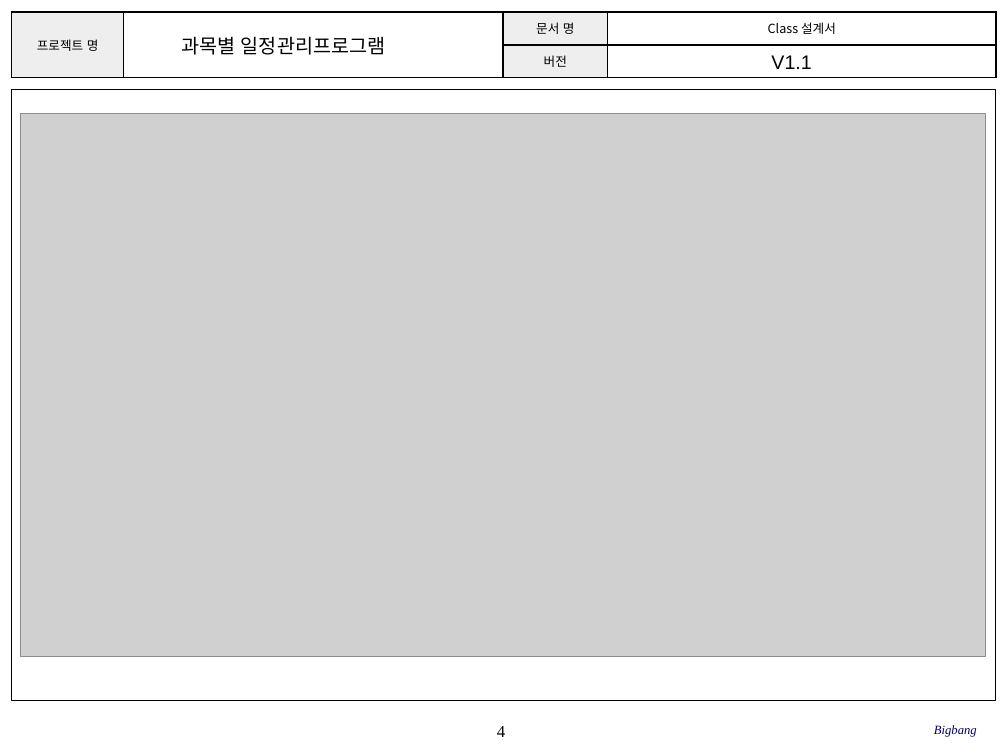
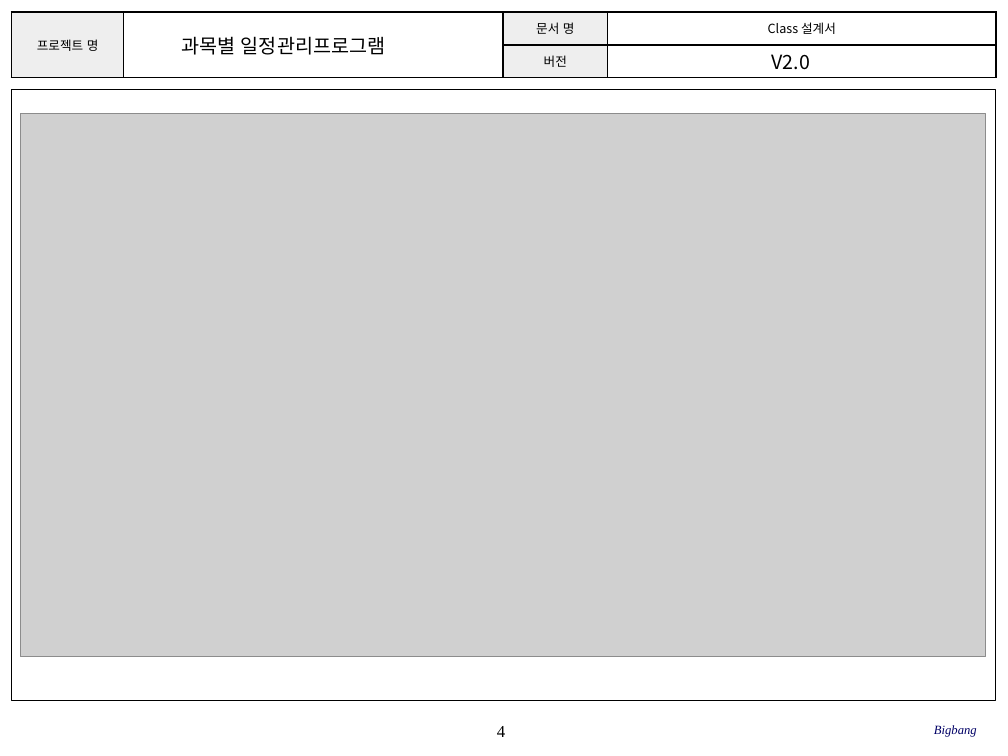
Before and after one commit to SE-admin/SE2017_1_bigbang, a slide deck: slide 4 of doc/3_ 설계서/Class Design.pptx. Drawn at 1008x756 pixels with LibreOffice and Linux fonts; fonts in the diff are those of the drawing; grey boxes stand for pictures; background and template pictures are left out. Boxes give left, top, right and bottom in pixels: in the first picture for what was removed or moved away, otherwise in the second. Text is boxed around its words. In the diff, an @@ line names an element or a change of style, - is before the commit and + after.

```diff
--- a/doc/3_ 설계서/Class Design.pptx
+++ b/doc/3_ 설계서/Class Design.pptx
@@ text at [772, 54, 811, 70]: text changed; font Arial to Noto Sans CJK KR @@
-V1.1
+V2.0
```
Also in this commit, not shown: 3 other slides changed, 1 other file.
